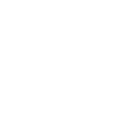
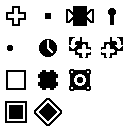
Before/after of a 128 x 128 layered artwork. What changed in the layer stack:
renamed "Layer 1" to "Layer 2", hid it, painted on it over [7, 6, 123, 58]
added layer "Layer 6" above "Layer 3" over [69, 37, 123, 58]
added layer "Layer 0" above "Layer 1" over [5, 6, 121, 126]
